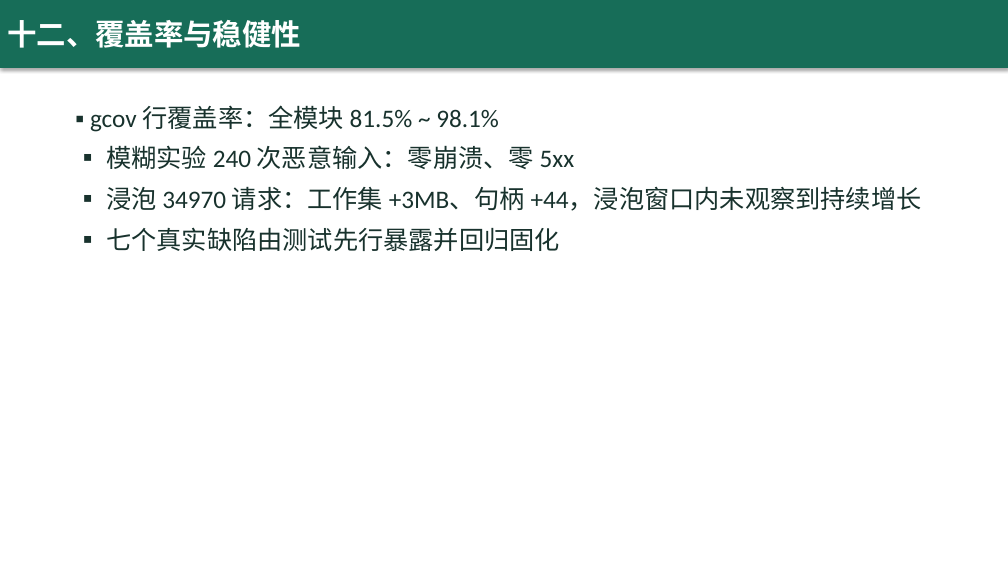
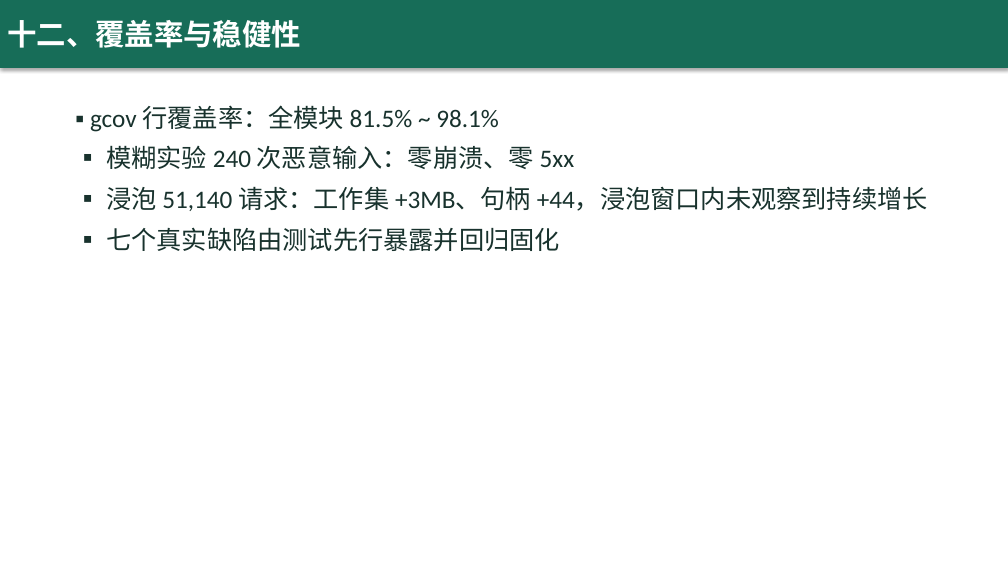
Before and after one commit to yq6666-66/lab-booking-system, a slide deck: slide 13 of docs/thesis/答辩演示.pptx. Drawn at 1008x567 pixels with LibreOffice and Linux fonts; fonts in the diff are those of the drawing. Boxes give left, top, right and bottom in pixels: in the first picture for what was removed or moved away, otherwise in the second. Text is boxed around its words. In the diff, an @@ line names an element or a change of style, - is before the commit and + after.

```diff
--- a/docs/thesis/答辩演示.pptx
+++ b/docs/thesis/答辩演示.pptx
@@ text at bbox=[106, 187, 928, 211]: text changed @@
-▪ 浸泡 34970 请求：工作集 +3MB、句柄 +44，浸泡窗口内未观察到持续增长
+▪ 浸泡 51,140 请求：工作集 +3MB、句柄 +44，浸泡窗口内未观察到持续增长
```
Also in this commit, not shown: 2 other slides changed, 3 other files.
